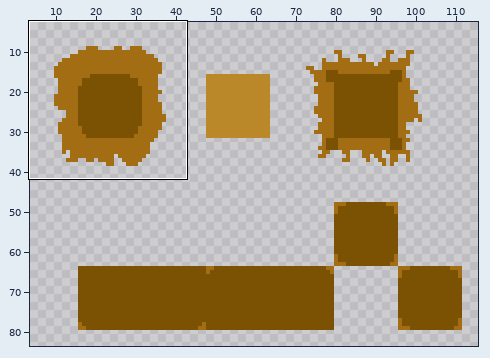
File history of a sprite sheet, tilesets/desertTest.png. Above, an overview of the earlier version with the close-up marked.
Close-up. As it was:
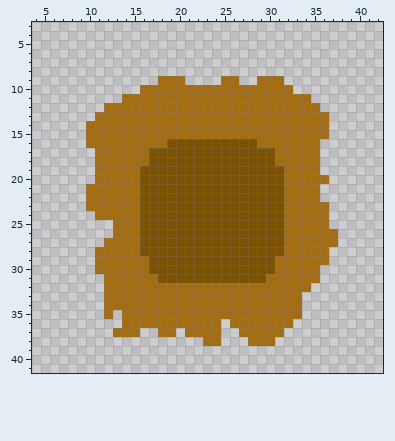
The file is 128x128 pixels. Shown: x 4..42, y 3..41. The wide view leaves out empty margins.
The result:
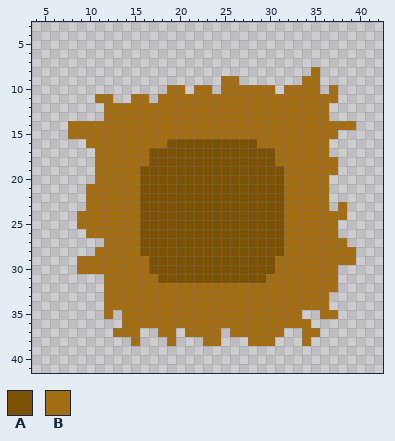
Palette (. is transparent): A #7b5204  B #a36d14
Author's note on the commit: update deserttest.png updated the picture
From old to new:
y 8: x 35 . -> B
y 9: x 18..20 BBB -> ...; x 29..31 BBB -> ...; x 34..35 .. -> BB
y 10: x 16..18 BBB -> ...; x 21 B -> .; x 24 B -> .; x 31 B -> .; x 33..35 ... -> BBB; x 37 . -> B
y 11: x 11..12 .. -> BB; x 14 B -> .; x 17 B -> .; x 35..37 ... -> BBB
y 12: x 36 . -> B
y 13: x 11 B -> .
y 14: x 8..9 .. -> BB; x 37..39 ... -> BBB
y 15: x 8..9 .. -> BB; x 37 . -> B
y 16..17: x 36 . -> B
y 18..19: x 36..37 .. -> BB
y 21..22: x 36 . -> B
y 23: x 38 . -> B
y 24: x 9..10 .. -> BB; x 37..38 .. -> BB
y 25: x 9..12 .... -> BBBB; x 37 . -> B
y 26: x 10..12 ... -> BBB
y 27: x 38 . -> B
y 28: x 37..39 ... -> BBB
y 29: x 9..10 .. -> BB; x 37..39 ... -> BBB
y 30: x 9..10 .. -> BB; x 36..37 .. -> BB
y 31: x 36..37 .. -> BB
y 32: x 35..37 ... -> BBB
y 33..34: x 34..36 ... -> BBB
y 35: x 36..37 .. -> BB
y 36: x 25 . -> B; x 33..34 .. -> BB
y 37: x 26 . -> B; x 34..35 .. -> BB
y 38: x 15 . -> B; x 19 . -> B; x 34 . -> B
Changed places in both close-ups, as pixel boxes (x1, y1, x2, y2):
changed: (257, 67, 356, 346)
changed: (68, 76, 221, 139)
added: (77, 211, 113, 274)
added: (221, 319, 239, 337)
added: (131, 337, 140, 346)
added: (167, 337, 176, 346)
